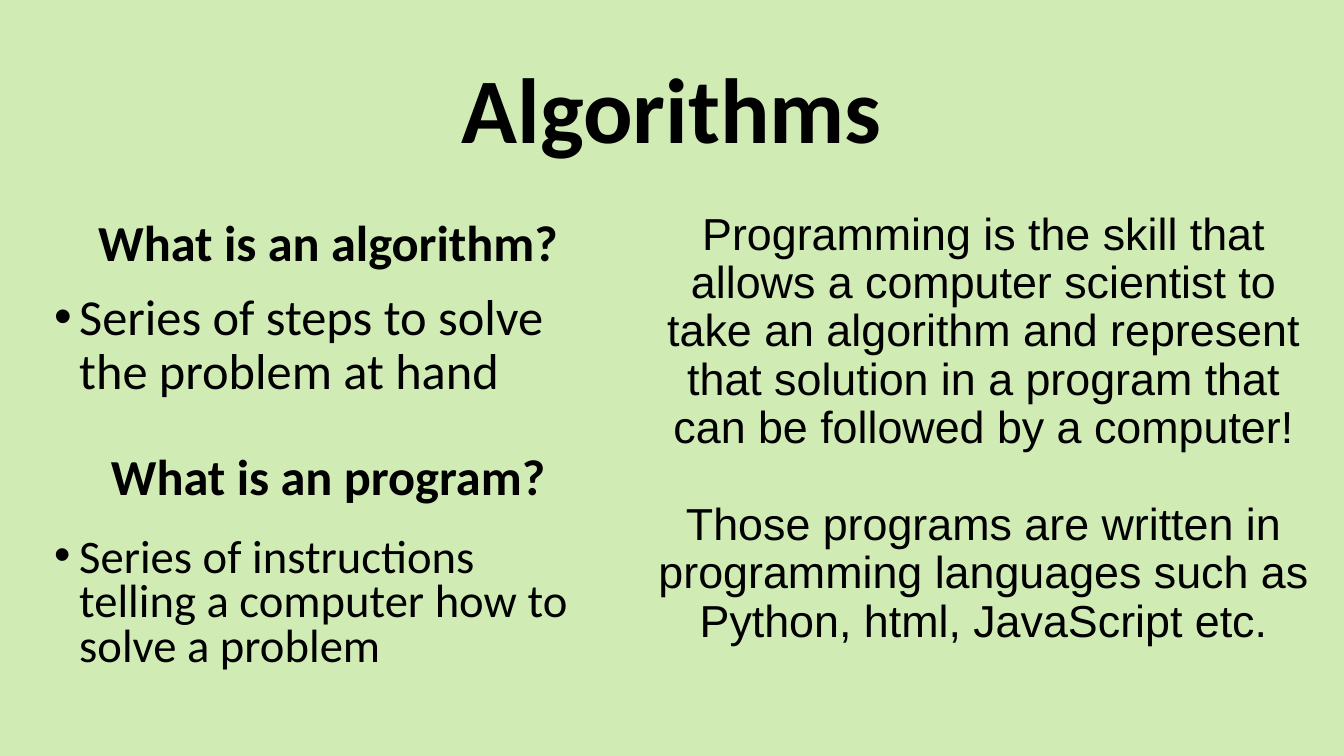
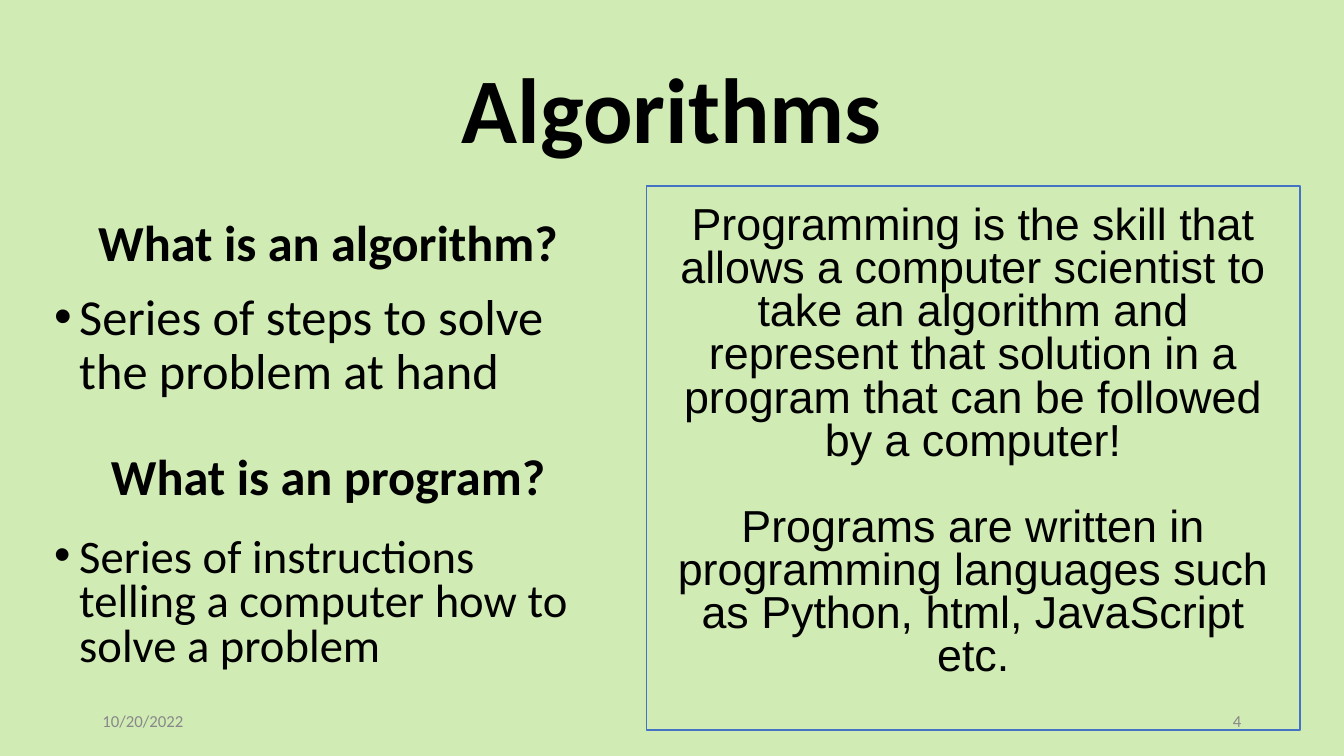
Before and after one commit to torres11991/dap-curriculum, a slide deck: slide 4 of Section05/5.1.1-DAP_IntroToPython.pptx. Drawn at 1344x756 pixels with LibreOffice and Linux fonts; fonts in the diff are those of the drawing. Boxes give left, top, right and bottom in pixels: in the first picture for what was removed or moved away, otherwise in the second. Text is boxed around its words. In the diff, an @@ line names an element or a change of style, - is before the commit and + after.

```diff
--- a/Section05/5.1.1-DAP_IntroToPython.pptx
+++ b/Section05/5.1.1-DAP_IntroToPython.pptx
@@ text "Programming is the skill that ...": place and size @@
-text "Programming is the skill that ..." at <box>658,217,1308,646</box>
+text "Programming is the skill that ..." at <box>646,187,1300,730</box>
@@ text "Programming is the skill that ..." at <box>646,187,1300,730</box>: outline none to #4472C4 1.25 pt @@
@@ text at <box>680,207,1265,464</box>: line spacing 0.9 to 0.8 @@
@@ text at <box>678,509,1268,672</box>: text changed @@
-Those programs are written in programming languages such as Python, html, JavaScript etc.
+Programs are written in programming languages such as Python, html, JavaScript etc.
@@ text added at <box>102,715,183,728</box>, 12 pt, text #888888 @@
+10/20/2022
@@ page number added at <box>1233,716,1241,731</box>, 12 pt, text #888888 @@
+4
```
Also in this commit, not shown: 17 other slides changed, 7 other files.
